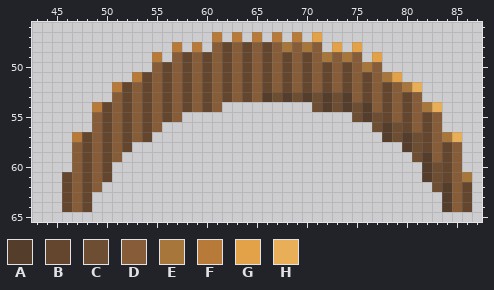
Two states of a pixel-art file, colony/structure.ase. The first picture shows the starting point.
320x200 pixels, 1 frame. Colours within 5 levels of each other are drawn and written as one. Shown: x 43..87, y 46..65. The old version is drawn lined up with the new one, on the new canvas. The commit also changed other parts of the picture, which this record leaves out.
Visible layers, top first: "palette", "walls", "houses".
Palette (. is transparent): A #543d2a  B #63462d  C #6e4e33  D #875d39  E #a6763b  F #b77a39  G #e3a148  H #e9af58
Pixels before, first column x 46:
47 ...............F.F.F.F.F.G...............
48 ...........F.F.DBDBDBDEDED.G.G...........
49 .........F.DBDBDBDBDBDBDBDEDED.G.........
50 .........DBDBDBDBDBDBDBDBDBDBDED.........
51 .......FBDBDBDBDBDBDBDBDBDBDBDBDEG.......
52 .....FBDBDBDBDBDBDBDBDBDBDBDBDBDBDEH.....
53 .....DBDBDBDBDBDBDBDACACACACADBDBDBD.....
54 ...FBDBDBDBDBDBD.........CACACADBDBDEH...
55 ...DBDBDBDBD.................CACBDBDBD...
56 ...DBDBDBD.....................CACBDBD...
57 .FBDBDBDB.......................ACACBDEH.
58 .DBDBDB...........................ACBDBD.
59 .DBDBD.............................CADBD.
60 .DBDB...............................ACBD.
61 BDBDB...............................ACBDE
62 BDBD.................................CADB
63 BDB...................................ADB
64 BDB...................................ADB
After:
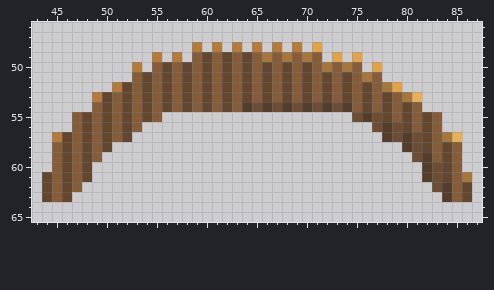
What changed:
canvas 320x200 -> 320x280, the old top-left corner now at 0,-1 (the part of the old canvas that was cut away was empty and is not shown)
Changed rows in their new state; - is an unchanged pixel.
first column x 44:
47 -----------------.-.-.-.-.-.---------------
48 -------------.---F.F.F.F.F.G-.-.-----------
49 -------------F.-------E-E-E-.G.G-.---------
50 ---------F------------------E-E-.G---------
51 ---------D----------------------E-..-------
52 ----------------------------------EG..-----
53 -----FB---------------BDBDBDBDB-----EH-----
54 -----D------------BDACACACA----DB-----..---
55 ---DB-------..-----------------------------
56 ---DB-----..-------------------------------
57 -FBD-----..--------------------------------
58 -DB----..----------------------------------
59 -DB---..-----------------------------------
60 -DB--..------------------------------------
61 BD---..------------------------------------
62 BD--..-------------------------------------
63 BD-..--------------------------------------
64 --...-----------------------------------...
Changed places in both pictures, as pixel boxes (x1, y1, x2, y2):
changed: (42, 32, 442, 212)
erased: (442, 202, 472, 212)
